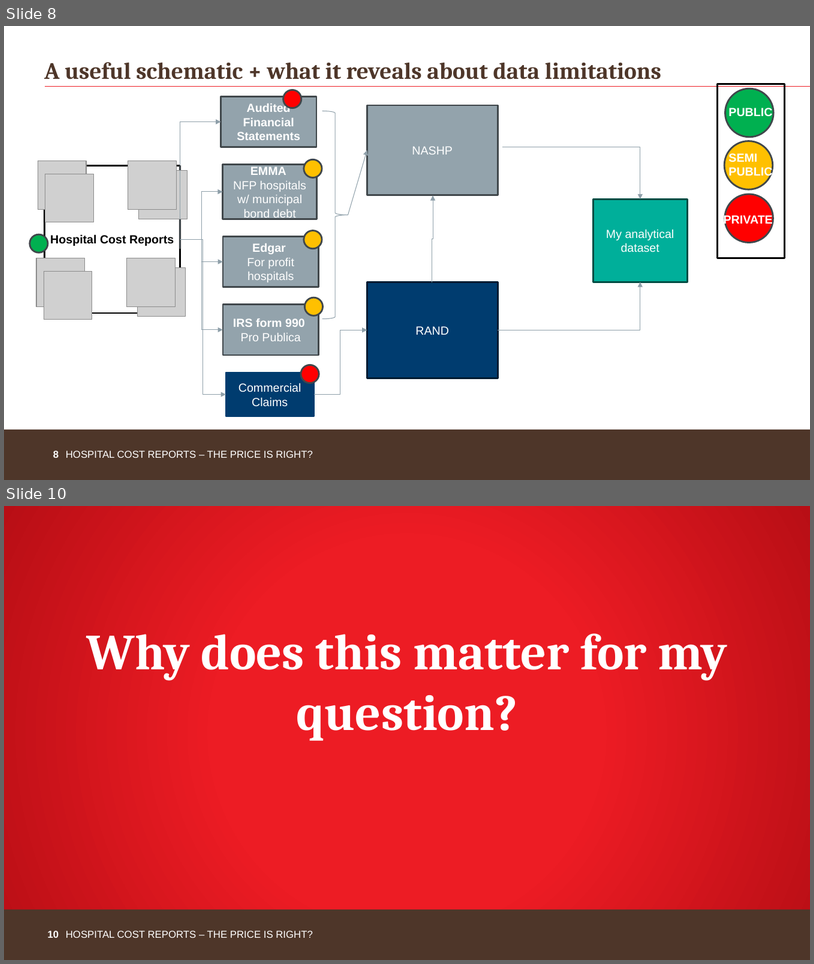
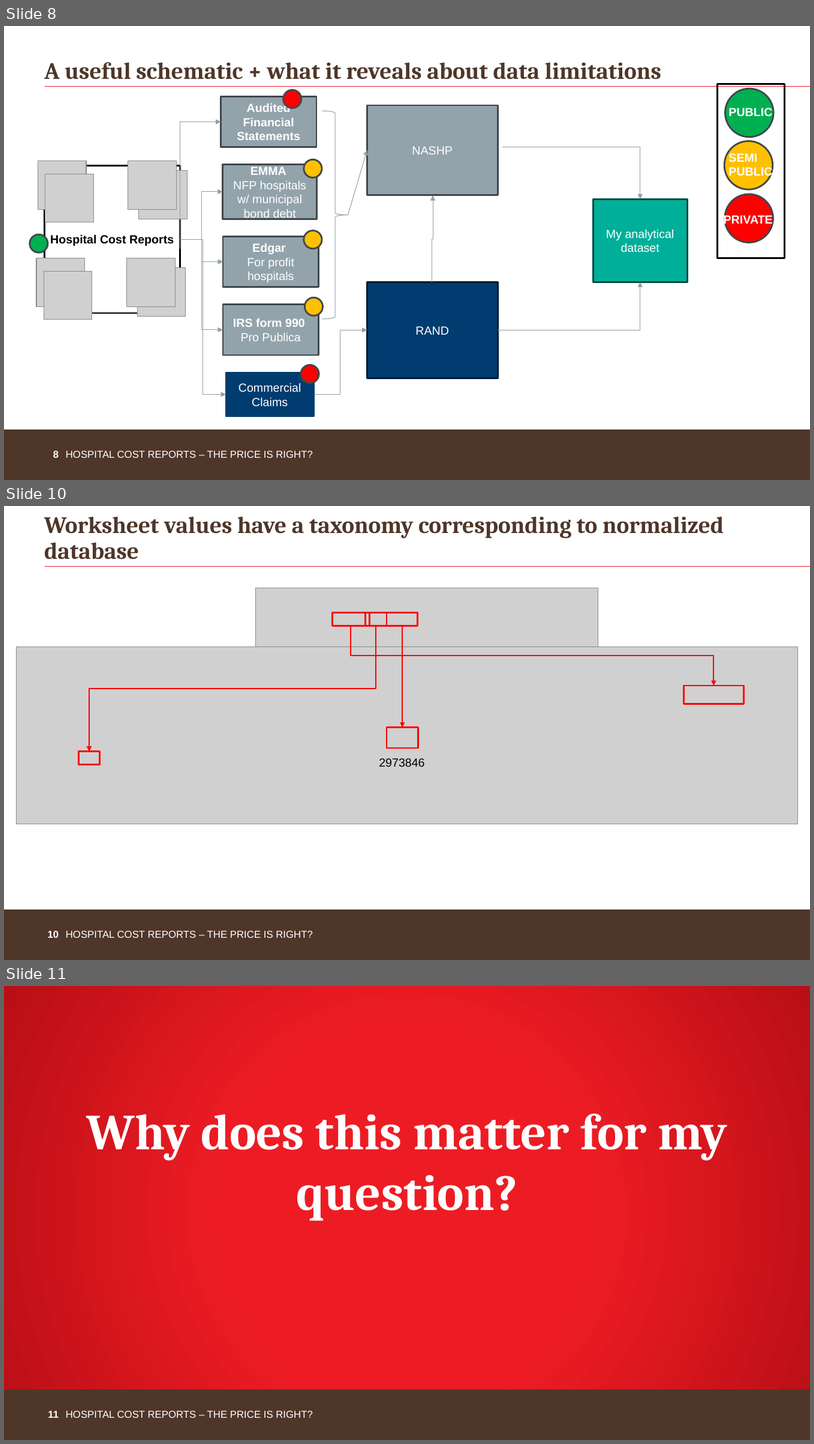
Before and after one commit to mmaughan0/Applied-Econ-Analysis-HCRIS-Project, a slide deck: Applied Econ Analysis HCRIS Presentation.pptx. Shown one above the other, each under a label of ours: slides 8 and 10 before the commit, slides 8, 10 and 11 after it; the slides between them are not shown. The pictures are 814x964 and 814x1444 pixels, drawn with LibreOffice and Linux fonts; fonts in the diff are those of the drawing; grey boxes stand for pictures; background and template pictures are left out. Boxes give left, top, right and bottom in pixels: in the first picture for what was removed or moved away, otherwise in the second. Text is boxed around its words. In the diff, an @@ line names an element or a change of style, - is before the commit and + after.

```diff
--- a/Applied Econ Analysis HCRIS Presentation.pptx
+++ b/Applied Econ Analysis HCRIS Presentation.pptx
@@ slide 10 added at bbox=[4, 506, 810, 960], background #FFFFFF; not listed: 4 template elements that a slide beside it also shows @@
@@ title added at bbox=[44, 516, 724, 559], 28 pt, text #4E3629, bold @@
+Worksheet values have a taxonomy corresponding to normalized database
@@ picture added at bbox=[255, 588, 599, 660] @@
@@ rectangle added at bbox=[332, 612, 370, 626], outline #FF0000 2 pt @@
@@ rectangle added at bbox=[366, 612, 387, 626], outline #FF0000 2 pt @@
@@ rectangle added at bbox=[387, 612, 418, 626], outline #FF0000 2 pt @@
@@ elbow arrow added from (376, 626) to (89, 751), #FF0000 1.5 pt @@
@@ elbow arrow added from (351, 626) to (714, 685), #FF0000 1.5 pt @@
@@ elbow arrow added from (402, 626) to (402, 727), #FF0000 1.5 pt @@
@@ picture added at bbox=[17, 646, 798, 823] @@
@@ rectangle added at bbox=[684, 685, 744, 704], outline #FF0000 2 pt @@
@@ rectangle added at bbox=[387, 727, 419, 748], outline #FF0000 2 pt @@
@@ rectangle added at bbox=[78, 751, 99, 765], outline #FF0000 2 pt @@
@@ text added at bbox=[379, 758, 425, 766], 14 pt, text #000000 @@
+2973846
@@ what was slide 10 is now slide 11 @@
@@ page number at bbox=[48, 1410, 59, 1417]: text changed @@
-10
+11
```
Also in this commit, not shown: 2 other slides added, 1 slide removed.
